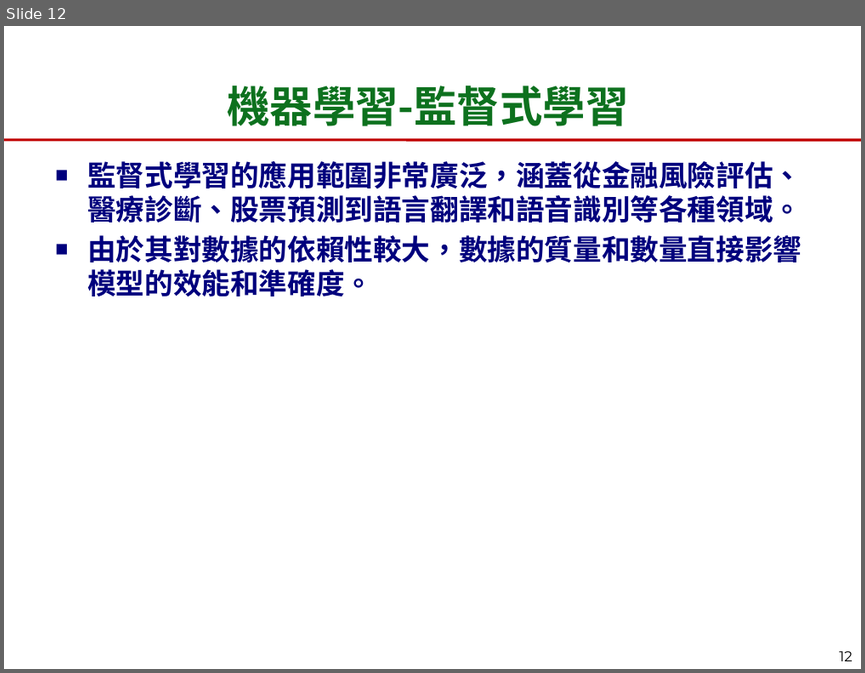
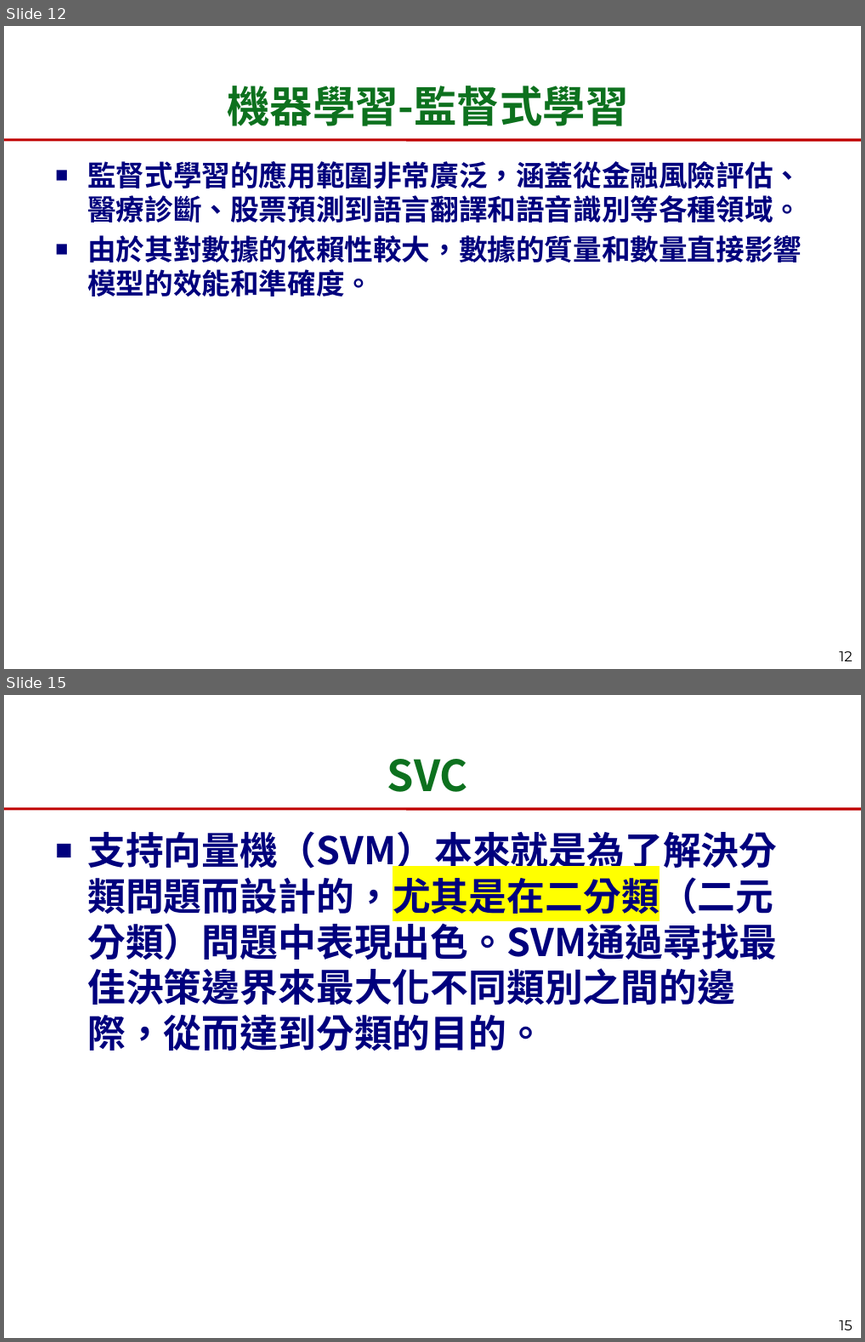
Before and after one commit to chengtaoyang/cycu_ai2024_ctyang, a slide deck: 20240423/day9_2024_AIML_About_AIML.pptx. Shown one above the other, each under a label of ours: slide 12 before the commit, slides 12 and 15 after it; the slides between them are not shown. The pictures are 865x673 and 865x1342 pixels, drawn with LibreOffice and Linux fonts; fonts in the diff are those of the drawing; background and template pictures are left out. Boxes give left, top, right and bottom in pixels: in the first picture for what was removed or moved away, otherwise in the second. Text is boxed around its words. In the diff, an @@ line names an element or a change of style, - is before the commit and + after.

```diff
--- a/20240423/day9_2024_AIML_About_AIML.pptx
+++ b/20240423/day9_2024_AIML_About_AIML.pptx
@@ slide 15 added at (4,695,861,1338), background picture (left out); not listed: 1 template element that a slide beside it also shows @@
@@ title added at (387,759,468,792), 36 pt, text #0D711E, bold @@
+SVC
@@ text added at (87,831,777,1050), 32 pt, text #00007D, bold @@
+■ 支持向量機（SVM）本來就是為了解決分類問題而設計的，尤其是在二分類（二元分類）問題中表現出色。SVM通過尋找最佳決策邊界來最大化不同類別之間的邊際，從而達到分類的目的。
@@ page number added at (839,1320,852,1330), 12 pt, text #000000 @@
+15
```
Also in this commit, not shown: 1 slide changed, 2 other slides added.
